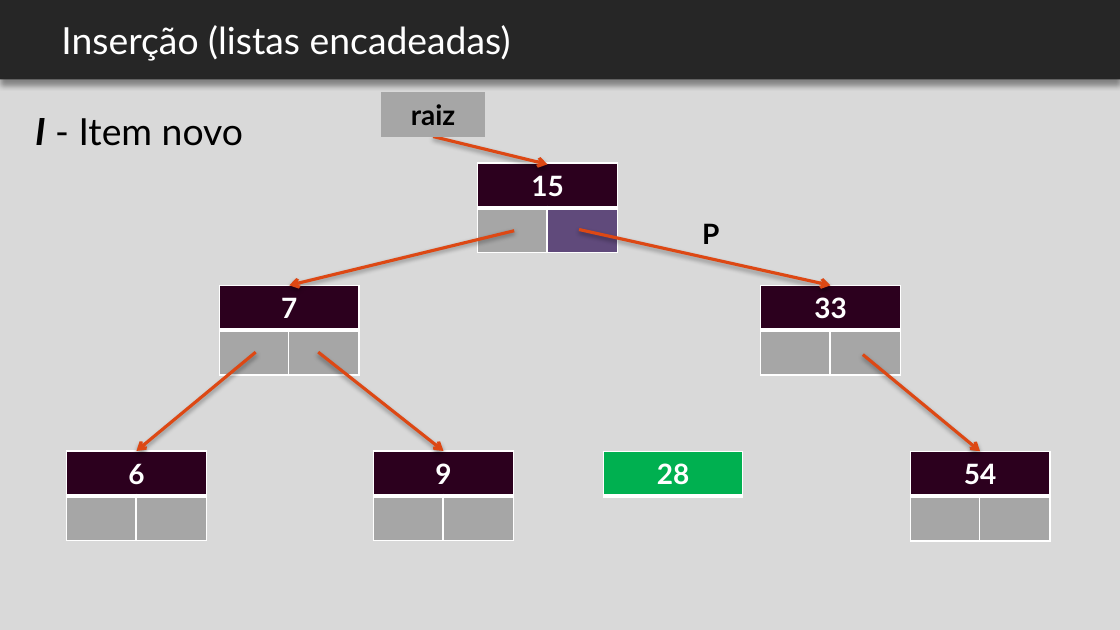
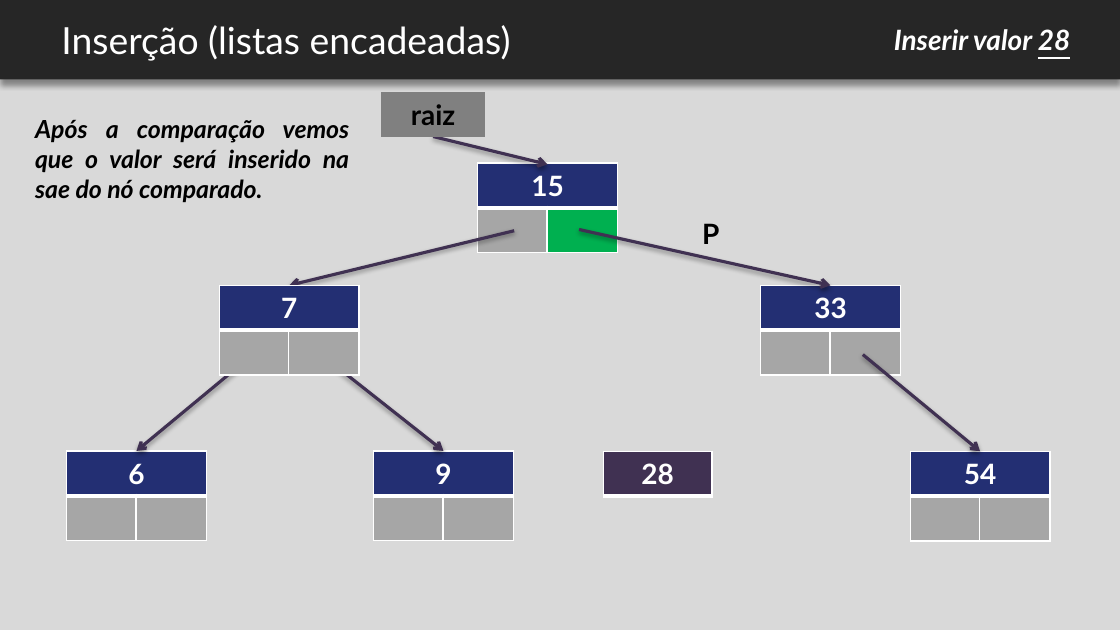
Before and after one commit to felipemarc/AED1_2016-2, a slide deck: slide 19 of ap_arvores/AED - arvores.pptx (slide 18 before the commit). Drawn at 1120x630 pixels with LibreOffice and Linux fonts; fonts in the diff are those of the drawing; background and template pictures are left out. Boxes give left, top, right and bottom in pixels: in the first picture for what was removed or moved away, otherwise in the second. Text is boxed around its words. In the diff, an @@ line names an element or a change of style, - is before the commit and + after.

```diff
--- a/ap_arvores/AED - arvores.pptx
+++ b/ap_arvores/AED - arvores.pptx
@@ text added at <box>894,29,1070,51</box>, 18 pt, text #FFFFFF, bold, italic @@
+Inserir valor 28
@@ text removed at <box>35,118,243,146</box> @@
-I - Item novo
@@ text added at <box>35,119,350,202</box>, 16 pt, text #000000, bold, italic @@
+Após a comparação vemos que o valor será inserido na sae do nó comparado.
@@ table at <box>381,92,485,137</box> @@
@@ fill #A6A6A6 to #808080 in row 1, column 1 @@
@@ arrow (433, 137) - (548, 165): stroke #DD4814 2 pt to #403152 2 pt @@
@@ table at <box>478,162,618,252</box> @@
@@ fill #2C001E to #232F73 in row 1, column 1 @@
@@ fill #604A7B to #00B050 in row 2, column 2 @@
@@ arrow (514, 231) - (289, 286): stroke #DD4814 2 pt to #403152 2 pt @@
@@ arrow (579, 230) - (831, 286): stroke #DD4814 2 pt to #403152 2 pt @@
@@ table at <box>220,286,360,375</box> @@
@@ fill #2C001E to #232F73 in row 1, column 1 @@
@@ table at <box>760,286,900,375</box> @@
@@ fill #2C001E to #232F73 in row 1, column 1 @@
@@ arrow (255, 352) - (137, 451): stroke #DD4814 2 pt to #403152 2 pt @@
@@ arrow (318, 352) - (444, 451): stroke #DD4814 2 pt to #403152 2 pt @@
@@ arrow (862, 355) - (980, 451): stroke #DD4814 2 pt to #403152 2 pt @@
@@ table at <box>67,451,207,541</box> @@
@@ fill #2C001E to #232F73 in row 1, column 1 @@
@@ table at <box>374,451,514,541</box> @@
@@ fill #2C001E to #232F73 in row 1, column 1 @@
@@ table at <box>604,451,712,496</box> @@
@@ fill #00B050 to #403152 in row 1, column 1 @@
@@ table: place and size @@
-table at <box>604,451,744,541</box>
+table at <box>604,451,712,496</box>
@@ table at <box>911,451,1051,541</box> @@
@@ fill #2C001E to #232F73 in row 1, column 1 @@
```
Also in this commit, not shown: 11 other slides changed, 1 slide added, 2 other files.
